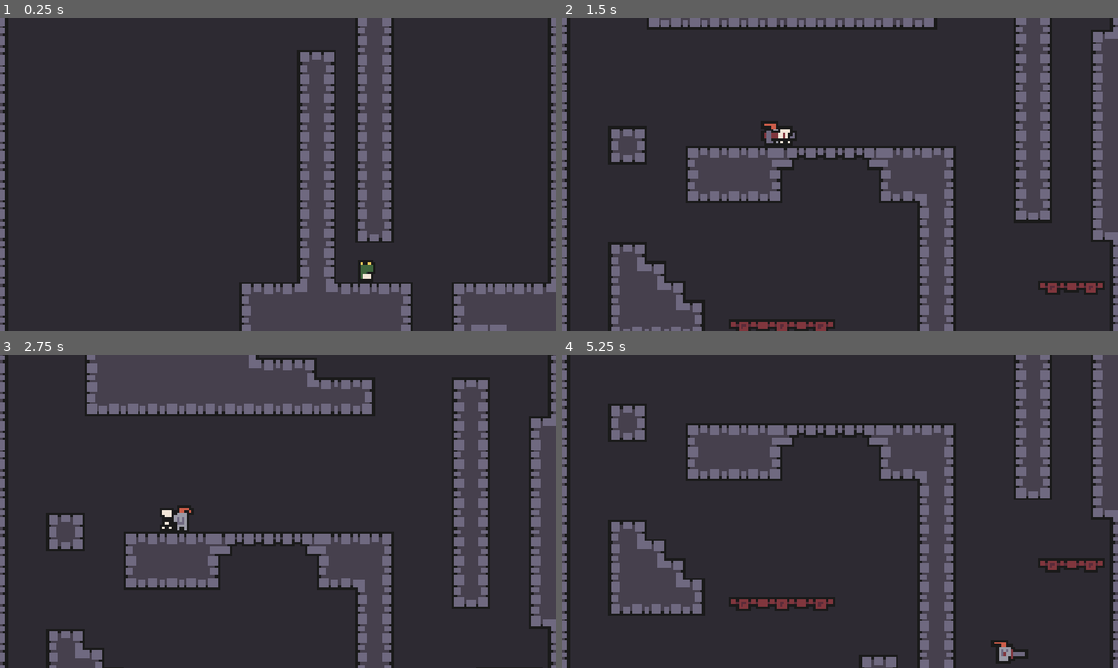
Above: before the commit, frames 1-4 (two rows, left to right).
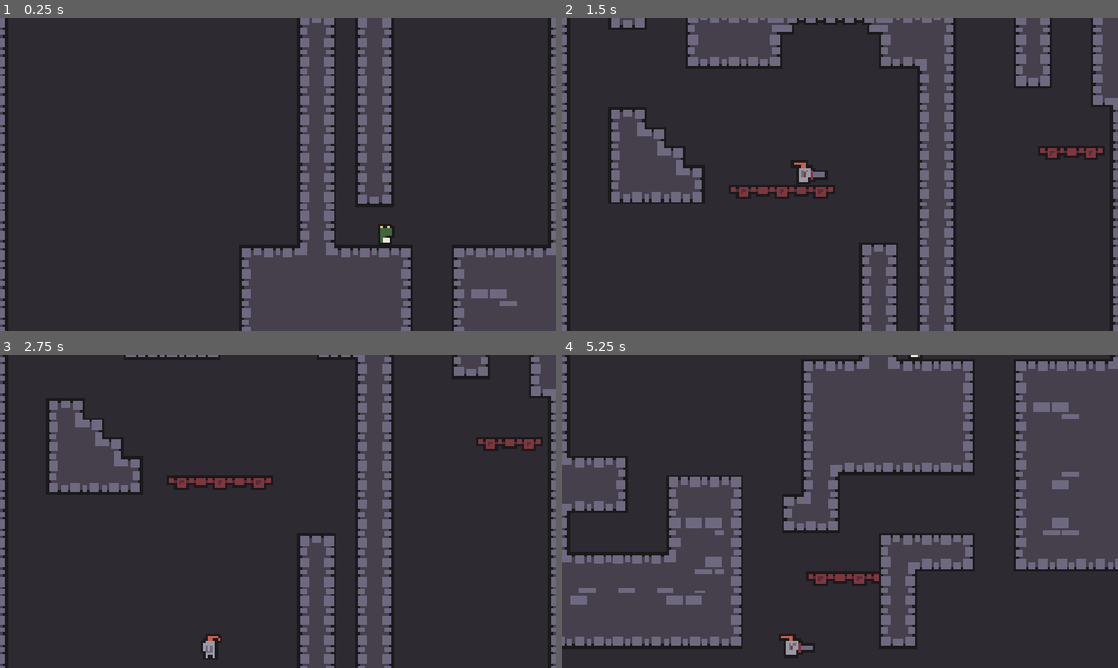
Above: after the commit, the same moments.

Repository: aberiggs/knights-ascent
Game: Godot game, scene res://scenes/levels/level_1.tscn
Two runs of this game, one before a commit and one after it. Both use one fixed random seed, a clock stepped at 60 frames per second and the inputs below.
Inputs (mouse positions are in pixels of both pictures, inside the frame that each line leads up to):
- Up to frame 1 (0.25 s): no input
- Up to frame 2 (1.5 s): move the mouse to (962, 158) at 0.52 s; hold D (move_right) from 0.53 s (still down); click (962, 158) at 0.6 s; tap Space (jump) at 0.77 s; move the mouse to (728, 190) at 1.27 s; click (728, 190) at 1.35 s
- Up to frame 3 (2.75 s): tap Space (jump) at 1.52 s; move the mouse to (333, 442) at 2.02 s; release D (move_right) at 2.03 s; hold A (move_left) from 2.03 s (still down); click (333, 442) at 2.1 s
- Up to frame 4 (5.25 s): move the mouse to (812, 574) at 2.77 s; release A (move_left) at 2.78 s; hold D (move_right) 2.78-4.28 s; click (812, 574) at 2.85 s; tap Space (jump) at 3.02, 3.77, 4.52 s; move the mouse to (1006, 558) at 3.52 s; click (1006, 558) at 3.6 s; move the mouse to (673, 464) at 4.27 s; hold A (move_left) 4.28-5.03 s; click (673, 464) at 4.35 s; move the mouse to (867, 511) at 5.02 s; hold D (move_right) from 5.03 s (still down); click (867, 511) at 5.1 s

The runs differ from the first frame. In frame 1, 10% of the frame differs, in the area x 0-100%, y 0-100%; in frame 2, 25%; in frame 3, 32%; in frame 4, 45%.

Commit message:
Better enemies

Diff:
--- a/scenes/characters/dragon.tscn
+++ b/scenes/characters/dragon.tscn
@@ -277,9 +277,10 @@
 }
 
 [sub_resource type="RectangleShape2D" id="RectangleShape2D_txkty"]
-size = Vector2(10, 5)
+size = Vector2(13, 5)
 
 [node name="Dragon" type="CharacterBody2D" node_paths=PackedStringArray("raycast")]
+collision_layer = 2
 script = ExtResource("1_5q8uj")
 raycast = NodePath("Body/RayCast2D")
 start_attack_range = 12.0
@@ -295,11 +296,11 @@
 texture_filter = 1
 position = Vector2(9, -9)
 sprite_frames = SubResource("SpriteFrames_ssl1b")
-animation = &"die"
+animation = &"attack"
 
 [node name="RayCast2D" type="RayCast2D" parent="Body"]
-position = Vector2(4, 0)
-target_position = Vector2(0, 1)
+position = Vector2(4, -1)
+target_position = Vector2(0, 2)
 
 [node name="AnimationPlayer" type="AnimationPlayer" parent="Body"]
 libraries = {
@@ -308,7 +309,8 @@
 autoplay = "idle"
 
 [node name="AttackHitbox" type="Area2D" parent="Body"]
+collision_mask = 2
 
 [node name="CollisionShape2D" type="CollisionShape2D" parent="Body/AttackHitbox"]
-position = Vector2(9, -5.5)
+position = Vector2(7.5, -5.5)
 shape = SubResource("RectangleShape2D_txkty")
--- a/scenes/characters/player.tscn
+++ b/scenes/characters/player.tscn
@@ -171,7 +171,7 @@
 }]
 
 [sub_resource type="RectangleShape2D" id="RectangleShape2D_qhqgy"]
-size = Vector2(8, 10)
+size = Vector2(15, 10)
 
 [sub_resource type="Animation" id="Animation_dqkch"]
 length = 0.001
@@ -311,6 +311,7 @@
 }
 
 [node name="Player" type="CharacterBody2D"]
+collision_layer = 2
 script = ExtResource("1_g2els")
 
 [node name="CollisionShape2D" type="CollisionShape2D" parent="."]
@@ -327,9 +328,10 @@
 frame = 5
 
 [node name="AttackHitbox" type="Area2D" parent="Body"]
+collision_mask = 2
 
 [node name="CollisionShape2D" type="CollisionShape2D" parent="Body/AttackHitbox"]
-position = Vector2(7, -5)
+position = Vector2(3.5, -5)
 shape = SubResource("RectangleShape2D_qhqgy")
 
 [node name="AnimationPlayer" type="AnimationPlayer" parent="Body"]
--- a/scenes/characters/skeleton.tscn
+++ b/scenes/characters/skeleton.tscn
@@ -170,6 +170,34 @@
 }]
 }
 
+[sub_resource type="Animation" id="Animation_5pgwy"]
+resource_name = "die"
+length = 0.8
+tracks/0/type = "value"
+tracks/0/imported = false
+tracks/0/enabled = true
+tracks/0/path = NodePath("AnimatedSprite2D:animation")
+tracks/0/interp = 1
+tracks/0/loop_wrap = true
+tracks/0/keys = {
+"times": PackedFloat32Array(0),
+"transitions": PackedFloat32Array(1),
+"update": 1,
+"values": [&"die"]
+}
+tracks/1/type = "value"
+tracks/1/imported = false
+tracks/1/enabled = true
+tracks/1/path = NodePath("AnimatedSprite2D:frame")
+tracks/1/interp = 1
+tracks/1/loop_wrap = true
+tracks/1/keys = {
+"times": PackedFloat32Array(0, 0.2, 0.4, 0.6),
+"transitions": PackedFloat32Array(1, 1, 1, 1),
+"update": 1,
+"values": [0, 1, 2, 3]
+}
+
 [sub_resource type="Animation" id="Animation_ivqcw"]
 resource_name = "idle"
 length = 0.8
@@ -198,34 +226,6 @@
 "values": [0, 1, 2, 3]
 }
 
-[sub_resource type="Animation" id="Animation_5pgwy"]
-resource_name = "die"
-length = 0.8
-tracks/0/type = "value"
-tracks/0/imported = false
-tracks/0/enabled = true
-tracks/0/path = NodePath("AnimatedSprite2D:animation")
-tracks/0/interp = 1
-tracks/0/loop_wrap = true
-tracks/0/keys = {
-"times": PackedFloat32Array(0),
-"transitions": PackedFloat32Array(1),
-"update": 1,
-"values": [&"die"]
-}
-tracks/1/type = "value"
-tracks/1/imported = false
-tracks/1/enabled = true
-tracks/1/path = NodePath("AnimatedSprite2D:frame")
-tracks/1/interp = 1
-tracks/1/loop_wrap = true
-tracks/1/keys = {
-"times": PackedFloat32Array(0, 0.2, 0.4, 0.6),
-"transitions": PackedFloat32Array(1, 1, 1, 1),
-"update": 1,
-"values": [0, 1, 2, 3]
-}
-
 [sub_resource type="AnimationLibrary" id="AnimationLibrary_5pgwy"]
 _data = {
 &"RESET": SubResource("Animation_bnirc"),
@@ -235,9 +235,10 @@
 }
 
 [sub_resource type="RectangleShape2D" id="RectangleShape2D_txkty"]
-size = Vector2(6, 8)
+size = Vector2(14, 8)
 
 [node name="Skeleton" type="CharacterBody2D" node_paths=PackedStringArray("raycast")]
+collision_layer = 2
 script = ExtResource("1_txkty")
 raycast = NodePath("Body/RayCast2D")
 
@@ -254,8 +255,8 @@
 animation = &"die"
 
 [node name="RayCast2D" type="RayCast2D" parent="Body"]
-position = Vector2(4, 0)
-target_position = Vector2(0, 1)
+position = Vector2(4, -1)
+target_position = Vector2(0, 2)
 
 [node name="AnimationPlayer" type="AnimationPlayer" parent="Body"]
 libraries = {
@@ -266,5 +267,5 @@
 [node name="AttackHitbox" type="Area2D" parent="Body"]
 
 [node name="CollisionShape2D" type="CollisionShape2D" parent="Body/AttackHitbox"]
-position = Vector2(8, -4)
+position = Vector2(4, -4)
 shape = SubResource("RectangleShape2D_txkty")
--- a/scenes/levels/level_1.tscn
+++ b/scenes/levels/level_1.tscn
@@ -412,11 +412,12 @@
 player = NodePath("../Player")
 
 [node name="Player" parent="." instance=ExtResource("4_x42e6")]
-position = Vector2(32, -296)
+position = Vector2(32, -248)
 gravity_scale = 0.55
 wall_slide_speed = 75.0
 
 [node name="BottomBoundary" type="Area2D" parent="."]
+collision_mask = 2
 script = ExtResource("8_qxy0u")
 
 [node name="CollisionShape2D" type="CollisionShape2D" parent="BottomBoundary"]
@@ -424,9 +425,10 @@
 shape = SubResource("WorldBoundaryShape2D_x42e6")
 
 [node name="Skeleton" parent="." instance=ExtResource("8_s8va5")]
-position = Vector2(64, -288)
+position = Vector2(152, -288)
+max_pace_distance = 20.0
 
 [node name="Dragon" parent="." instance=ExtResource("9_dga24")]
-position = Vector2(152, -96)
+position = Vector2(160, -96)
 speed = 20.0
 max_pace_distance = 20.0
--- a/scripts/enemy.gd
+++ b/scripts/enemy.gd
@@ -4,16 +4,26 @@
 
 @export var speed: float = 50.0
 @export var max_pace_distance: float = 50.0
+
 @export var start_attack_range: float = 8.0 # Distance in pixels to trigger an attack
 @export var attack_speed: float = 1.0 # Speed of the attack animation
 
-var pace_distance: float = 0.0
+@export var view_distance: float = 200.0 # Distance in pixels to see the player
+@export var view_height: float = 15.0 # Distance in pixels to see the player vertically
+
+var target_position: Vector2
 var direction: int = 1
 var player: Player = null
 var is_attacking: bool = false
 var is_alive: bool = true
 
+var wall_collision_layer: int = 1
+var player_collision_layer: int = 2
+
 func _ready() -> void:
+	# Store the initial spawn position
+	target_position = global_position
+
 	# Find the player in the scene tree
 	var scene_root = get_tree().current_scene
 	if scene_root:
@@ -24,49 +34,65 @@
 		$Body/AnimationPlayer.animation_finished.connect(_on_animation_finished)
 
 func _physics_process(delta: float) -> void:
+	# Add the gravity
+	if not is_on_floor():
+		velocity += get_gravity() * delta
+
 	if not is_alive:
 		velocity.x = 0
-		# Apply gravity even if it's considered dead
-		if not is_on_floor():
-			velocity += get_gravity() * delta
 		move_and_slide()
 		return
 
 	# Check for player proximity and start attack animation
 	# Do this early to prevent movement in the same frame as attack starts
-	if player and player.is_alive and not is_attacking:
-		var distance_to_player = global_position.distance_to(player.global_position)
-		if is_facing_player() and distance_to_player <= start_attack_range:
-			# Start attack animation
-			start_attack()
-
-	# Add the gravity.
-	if not is_on_floor():
-		velocity += get_gravity() * delta
+	if can_attack():
+		start_attack()
 
 	# Freeze movement during attack
-	if not is_attacking:
-		if is_on_floor():
-			velocity.x = speed
-			pace_distance += speed * delta
-			if pace_distance >= max_pace_distance:
-				direction = - direction
-				pace_distance = 0
-
-		if !raycast.is_colliding():
-			# If the enemy would walk off the platform, make them turn around
-			direction = - direction
-			# And reset the pace distance
-			pace_distance = 0
-	else:
+	if not is_attacking and is_on_floor():
+		if can_see_player():
+			chase_player()
+		else:
+			pace()
+	elif is_attacking:
 		# Stop horizontal movement during attack
 		velocity.x = 0
+		# But make sure we face the player while attacking
+		$Body.scale.x = sign(player.global_position.x - global_position.x)
 
 	if velocity.x != 0:
 		$Body.scale.x = sign(direction)
 
-	velocity.x = speed * sign(direction)
+	if velocity.y != 0:
+		# If the enemy falls off a platform, reset the target position
+		target_position = global_position
+
 	move_and_slide()
+
+func pace() -> void:
+	var current_direction = direction
+
+	# First, check if the enemy has walked too far from the spawn position
+	if abs(global_position.x - target_position.x) >= max_pace_distance:
+		# If so, go back to the spawn position
+		direction = sign(target_position.x - global_position.x)
+
+	# Next, check if the enemy is colliding with a wall
+	if is_on_wall():
+		direction = - current_direction
+
+	if at_edge_of_platform():
+		# If the enemy would walk off the platform, turn around
+		direction = - current_direction
+
+	velocity.x = sign(direction) * speed
+
+func can_attack() -> bool:
+	if player and player.is_alive and not is_attacking:
+		var distance_to_player = global_position.distance_to(player.global_position)
+		return is_facing_player() and distance_to_player <= start_attack_range
+
+	return false
 
 func start_attack() -> void:
 	"""Start the attack animation and freeze movement."""
@@ -80,7 +106,6 @@
 	"""Called when an animation finishes. Apply damage if attack animation finished."""
 	if not $Body/AnimationPlayer:
 		return
-
 
 	if is_attacking and anim_name == "attack":
 		is_attacking = false
@@ -117,3 +142,25 @@
 	for body in overlapping_bodies:
 		if body is Player:
 			body.apply_damage()
+
+func at_edge_of_platform() -> bool:
+	if not $Body/RayCast2D.is_colliding():
+		return true
+	return false
+
+func can_see_player() -> bool:
+	var x_dist = abs(player.global_position.x - global_position.x)
+	var y_dist = player.global_position.y - global_position.y # Positive if player is above
+	if x_dist > view_distance or y_dist > view_height:
+		return false
+
+	return is_facing_player()
+
+func chase_player() -> void:
+	"""Chase the player."""
+	if at_edge_of_platform():
+		velocity.x = 0
+		return
+
+	direction = sign(player.global_position.x - global_position.x)
+	velocity.x = direction * speed
--- a/scripts/player.gd
+++ b/scripts/player.gd
@@ -45,7 +45,7 @@
 	elif movement_cooldown > 0:
 		movement_cooldown -= delta * 1000
 
-	# Handle gravity - reduce gravity when wall sliding
+	# Handle gravity
 	if not is_on_floor():
 		velocity += get_gravity() * delta * gravity_scale
 
